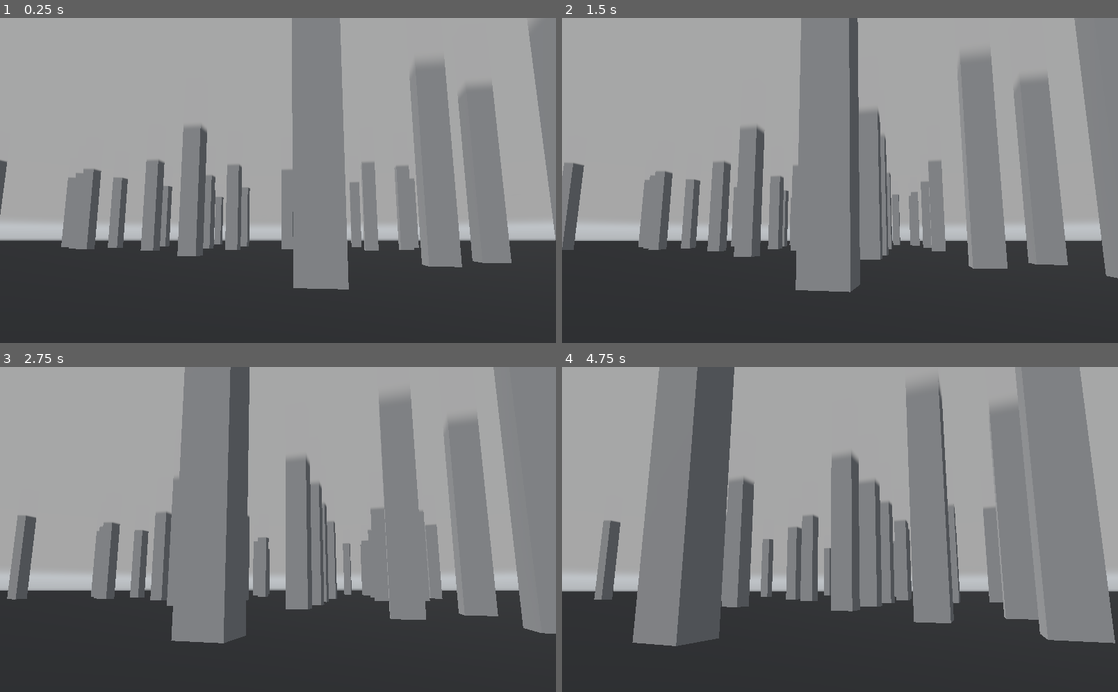
Above: before the commit, frames 1-4 (two rows, left to right).
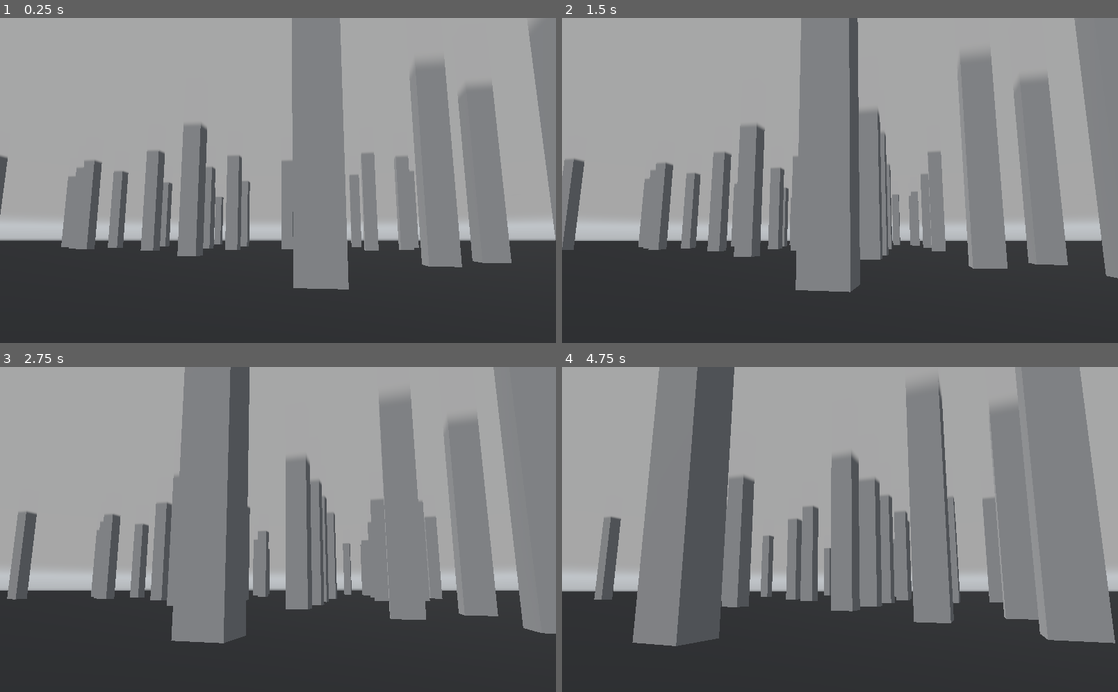
Above: after the commit, the same moments.

Repository: winston-yallow/godot-clouds
Game: Godot game, scene res://main.tscn
The game is run twice, just before and just after one commit, with the same random seed, the same clock (stepped at 60 frames per second) and the same inputs. A sky picture missing from this copy of the repository is replaced by a grey-blue gradient.
Inputs:
- Up to frame 1 (0.25 s): no input
- Up to frame 2 (1.5 s): no input
- Up to frame 3 (2.75 s): no input
- Up to frame 4 (4.75 s): no input

The runs differ from the first frame. In frame 1, 0.7% of the frame differs, in the area x 0-75%, y 32-53%; in frame 2, 0.5%; in frame 3, 0.5%; in frame 4, 0.5%.

Commit message:
Move cloudplane with camera

Diff:
--- a/main.tscn
+++ b/main.tscn
@@ -283,6 +283,7 @@
 fov = 50.0
 far = 50000.0
 script = ExtResource( 1 )
+move_cloudplane = true
 
 [node name="StaticCamera" type="Camera" parent="."]
 transform = Transform( -0.843626, 0.111699, 0.525185, 0, 0.978122, -0.208031, -0.536931, -0.175501, -0.825169, 136.246, 42.4238, -99.017 )
